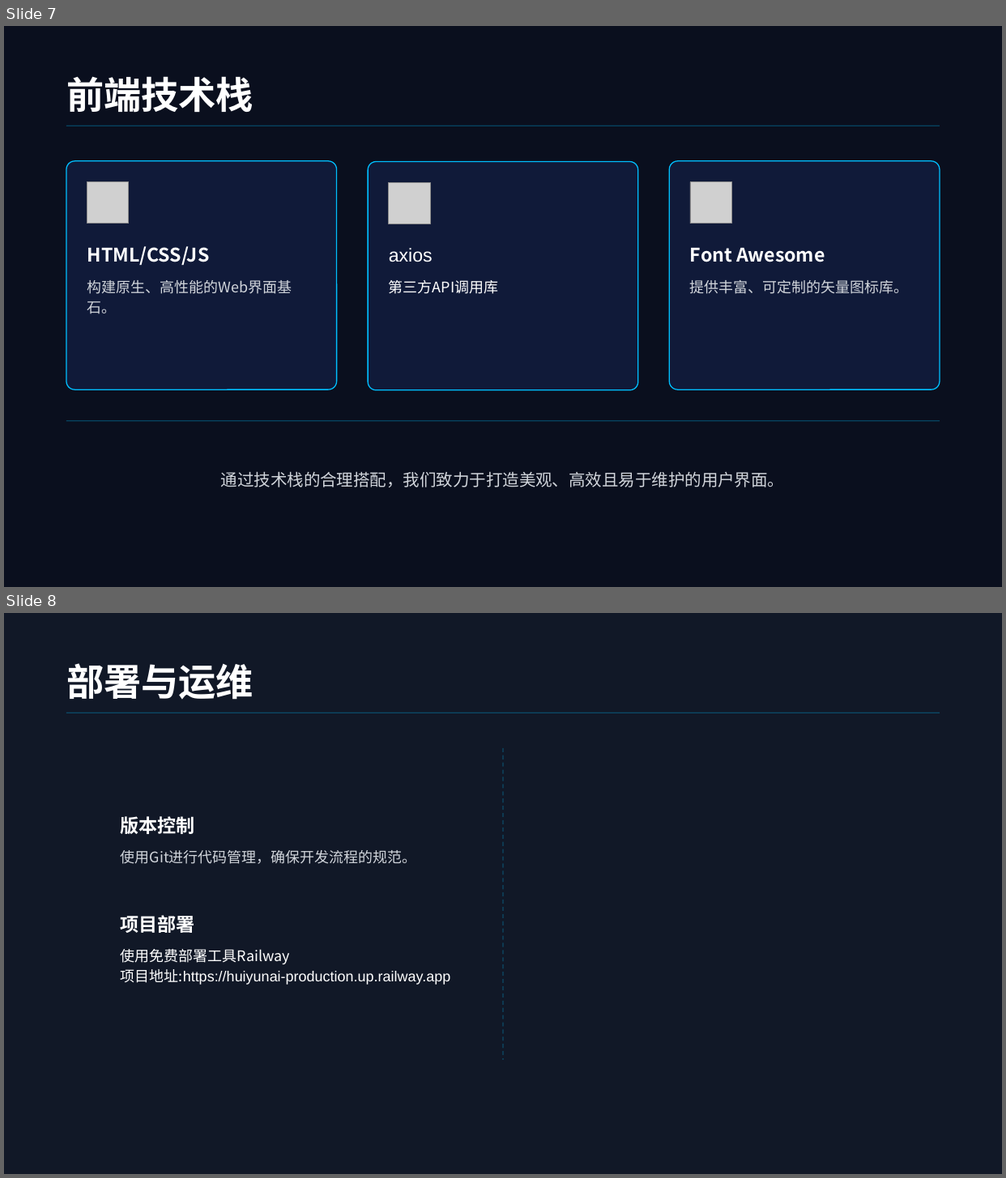
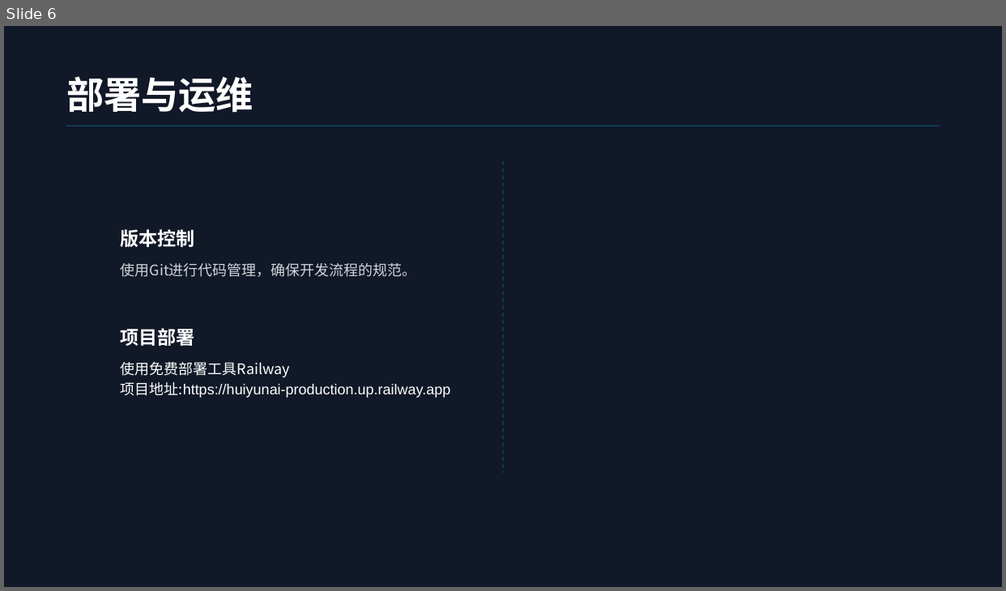
Before and after one commit to muff-cn/HuiyunAI, a slide deck: HuiyunAI-presentation.pptx. Shown one above the other, each under a label of ours: slides 7 and 8 before the commit, slide 6 after it. The pictures are 1006x1178 and 1006x591 pixels, drawn with LibreOffice and Linux fonts; fonts in the diff are those of the drawing; grey boxes stand for pictures; background and template pictures are left out. Boxes give left, top, right and bottom in pixels: in the first picture for what was removed or moved away, otherwise in the second. Text is boxed around its words. In the diff, an @@ line names an element or a change of style, - is before the commit and + after.

```diff
--- a/HuiyunAI-presentation.pptx
+++ b/HuiyunAI-presentation.pptx
@@ slide 7 removed at (4, 26, 1002, 587), background picture (left out) @@
@@ text removed at (66, 76, 253, 113) @@
-前端技术栈
@@ line removed from (66, 126) to (940, 126) @@
@@ rounded rectangle removed at (66, 161, 336, 390) @@
@@ rounded rectangle removed at (368, 161, 638, 390) @@
@@ rounded rectangle removed at (670, 161, 940, 390) @@
@@ picture removed at (87, 182, 129, 224) @@
@@ picture removed at (389, 182, 431, 224) @@
@@ picture removed at (691, 182, 732, 224) @@
@@ text removed at (87, 246, 210, 265) @@
-HTML/CSS/JS
@@ text removed at (389, 248, 432, 263) @@
-axios
@@ text removed at (690, 248, 825, 263) @@
-Font Awesome
@@ text removed at (87, 280, 292, 314) @@
-构建原生、高性能的Web界面基石。
@@ text removed at (389, 280, 499, 294) @@
-第三方API调用库
@@ text removed at (690, 280, 909, 294) @@
-提供丰富、可定制的矢量图标库。
@@ line removed from (66, 421) to (940, 421) @@
@@ text removed at (221, 472, 785, 488) @@
-通过技术栈的合理搭配，我们致力于打造美观、高效且易于维护的用户界面。
@@ what was slide 8 is now slide 6 @@
```
Also in this commit, not shown: 9 slides changed, 1 other slide removed, 3 other files.
